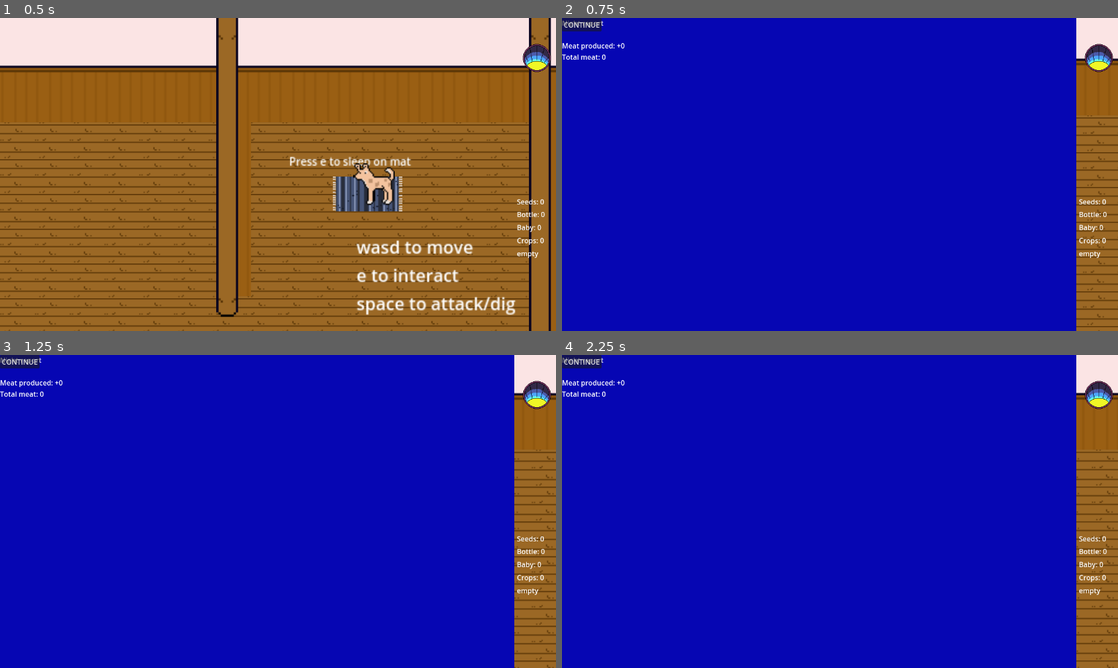
Above: before the commit, frames 1-4 (two rows, left to right).
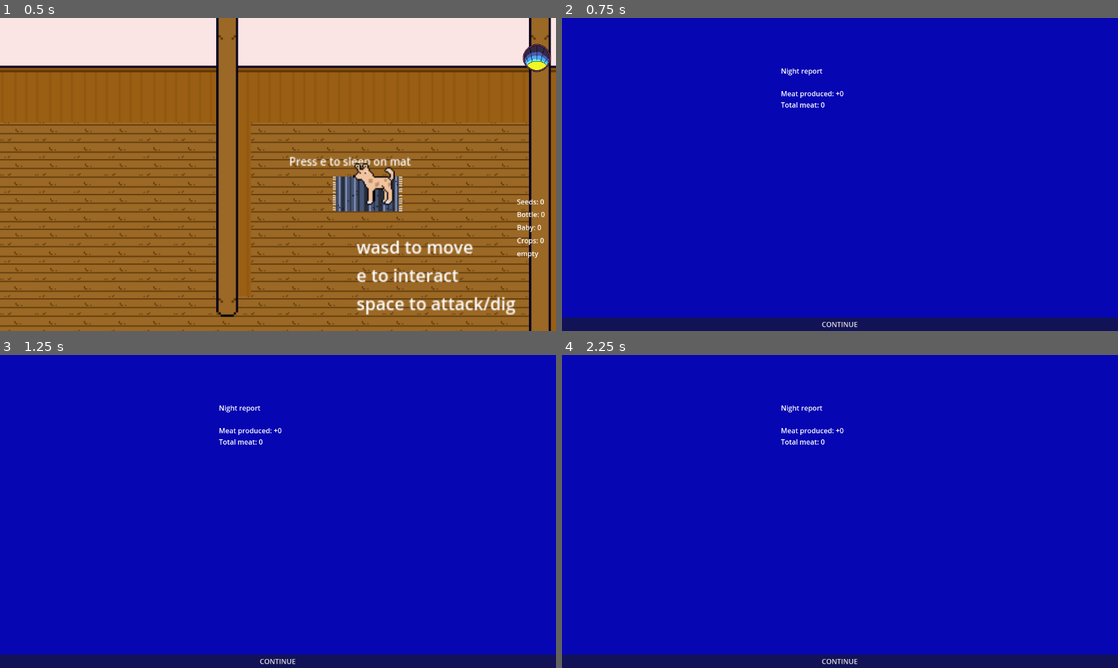
Above: after the commit, the same moments.

Repository: inkaonkala/AnimalRevolution
Game: Godot game, scene res://Scenes/Main.tscn
Two runs of this game, one before a commit and one after it. Both use one fixed random seed, a clock stepped at 60 frames per second and the inputs below.
Inputs:
- Up to frame 1 (0.5 s): no input
- Up to frame 2 (0.75 s): tap E (interact) at 0.5 s; hold D (move_right) from 0.53 s (still down); tap Space (attack) at 0.6 s
- Up to frame 3 (1.25 s): keep holding D (move_right)
- Up to frame 4 (2.25 s): release D (move_right) at 1.25 s; click "CONTINUE" at 1.25 s; tap E (interact) at 2, 2.1 s; hold S (move_down) from 2.03 s (still down)

Frame 1 is identical in both runs. In frame 2, 12% of the frame differs, in the area x 0-100%, y 0-100%; in frame 3, 12%; in frame 4, 12%.

Commit message:
small fixes

Diff:
--- a/Scenes/Night.tscn
+++ b/Scenes/Night.tscn
@@ -12,20 +12,34 @@
 script = ExtResource("1_e8dqt")
 
 [node name="ColorRect" type="ColorRect" parent="."]
-layout_mode = 0
-offset_right = 1184.0
-offset_bottom = 721.0
+layout_mode = 1
+anchors_preset = 15
+anchor_right = 1.0
+anchor_bottom = 1.0
+grow_horizontal = 2
+grow_vertical = 2
 color = Color(0.025945844, 0.025964037, 0.7007594, 1)
 
 [node name="ReportLabel" type="Label" parent="."]
-layout_mode = 0
-offset_right = 40.0
-offset_bottom = 23.0
+layout_mode = 1
+anchors_preset = 4
+anchor_top = 0.5
+anchor_bottom = 0.5
+offset_left = 504.0
+offset_top = -198.0
+offset_right = 505.0
+offset_bottom = -175.0
+grow_vertical = 2
 vertical_alignment = 1
 
 [node name="ContinueButton" type="Button" parent="."]
-layout_mode = 0
-offset_right = 20.0
-offset_bottom = 20.0
+layout_mode = 1
+anchors_preset = 12
+anchor_top = 1.0
+anchor_right = 1.0
+anchor_bottom = 1.0
+offset_top = -31.0
+grow_horizontal = 2
+grow_vertical = 0
 text = "CONTINUE"
 icon_alignment = 1
